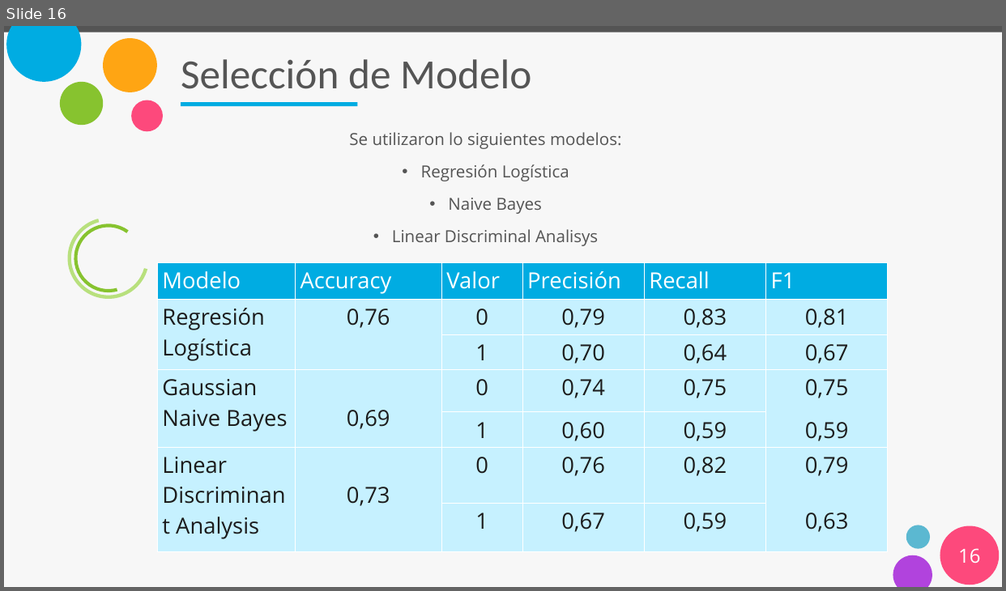
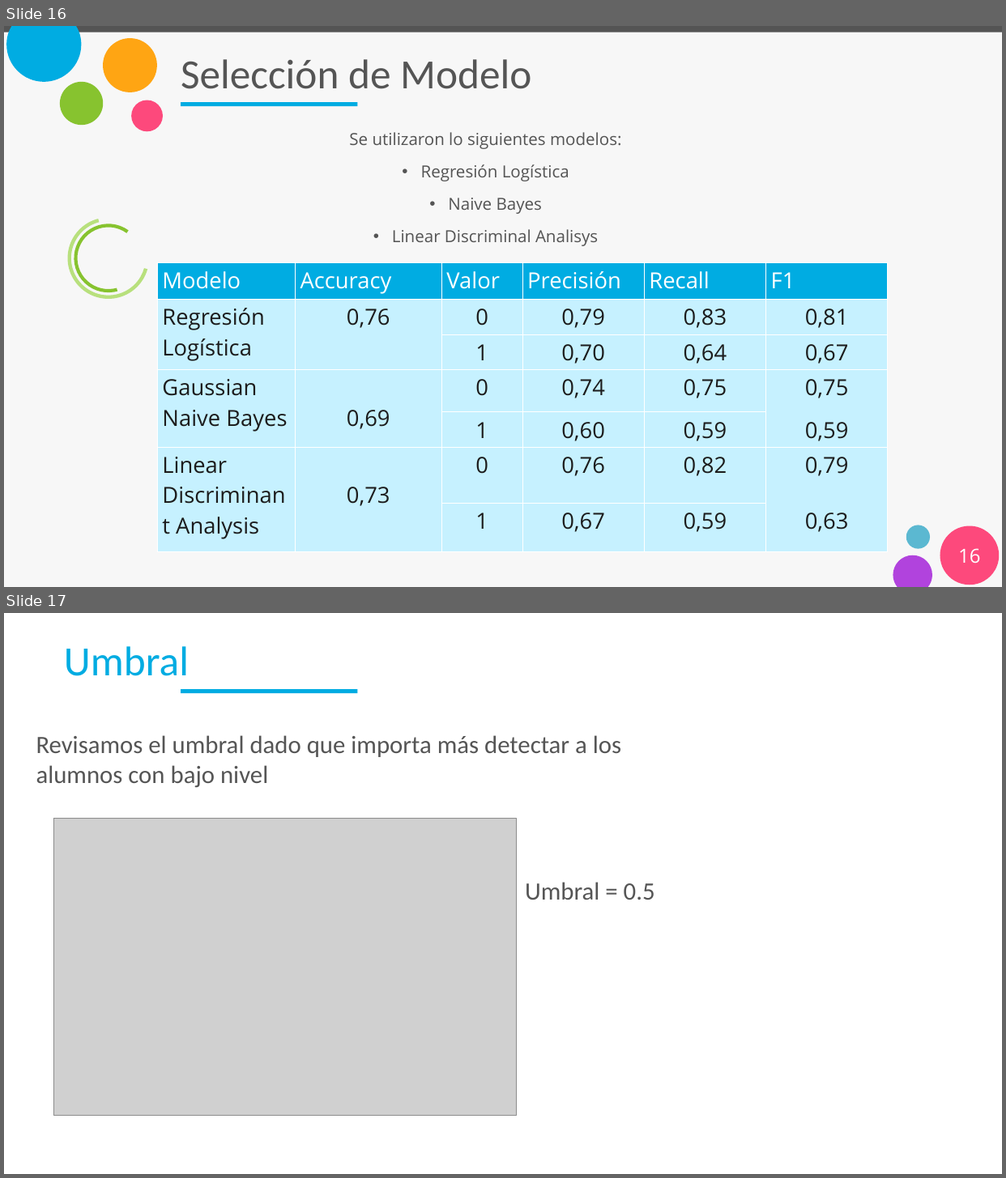
Before and after one commit to gp34446/desafio3, a slide deck: Presentación_desafio_3.pptx. Shown one above the other, each under a label of ours: slide 16 before the commit, slides 16 and 17 after it. The pictures are 1006x591 and 1006x1178 pixels, drawn with LibreOffice and Linux fonts; fonts in the diff are those of the drawing; grey boxes stand for pictures. Boxes give left, top, right and bottom in pixels: in the first picture for what was removed or moved away, otherwise in the second. Text is boxed around its words. In the diff, an @@ line names an element or a change of style, - is before the commit and + after.

Commit message:
umbral

```diff
--- a/Presentación_desafio_3.pptx
+++ b/Presentación_desafio_3.pptx
@@ slide 17 added at <box>4,613,1002,1174</box>, background #FFFFFF; not listed: 1 template element that a slide beside it also shows @@
@@ title added at <box>64,646,189,676</box>, 60 pt, text #00ACE2 @@
+Umbral
@@ text added at <box>36,735,621,788</box>, 36 pt, text #555555 @@
+Revisamos el umbral dado que importa más detectar a los alumnos con bajo nivel
@@ picture added at <box>54,818,516,1115</box> @@
@@ text added at <box>525,882,655,900</box>, 36 pt, text #555555 @@
+Umbral = 0.5
```
Also in this commit, not shown: 1 slide changed, 5 other slides added, 81 slides removed.
